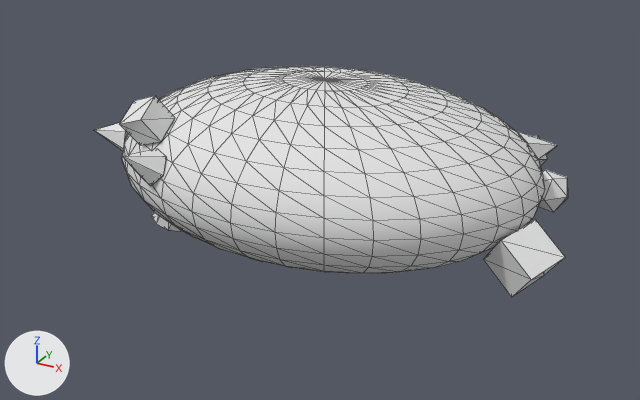
What one commit did to the glTF model public/Objects/object04_low.glb.
Camera for both pictures: a 50 mm lens placed at (2.36, -4.35, 1.91), pointed at (0.01, -0.08, -0.22). Lighting does not change. The marker at lower left points along +X, +Y and +Z. The first picture is the older version. Mesh edges are drawn as thin lines. Vertices at exactly the same position are counted once.

Objects in the first picture: 'object04_low'.
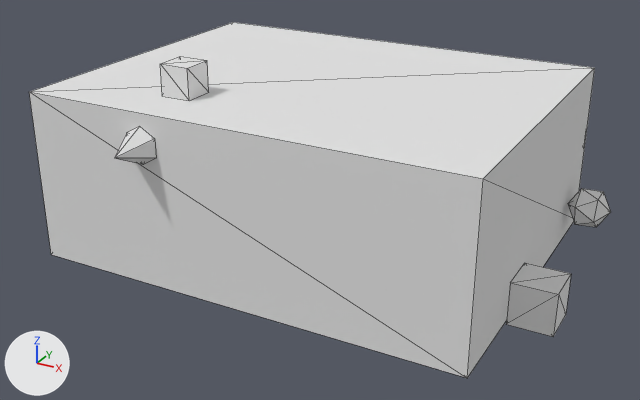
The change, as a diff of the scene's bpy script:
```diff
--- a/public/Objects/object04_low.glb.py
+++ b/public/Objects/object04_low.glb.py
@@ me_sphere_009 @@
 # used by ob_object04_low; location = (0.0, 0.0, 0.0)
-me_sphere_009.from_pydata(...)  # 579 vertices, 1114 faces; spans x -1.44..1.51, y -1.02..1.0, z -0.67..0.5
+me_sphere_009.from_pydata(...)  # 105 vertices, 166 faces; spans x -1.52..1.56, y -1.21..1.27, z -0.73..0.68
+# me_sphere_009 part 1: a new loose piece, a box spanning x -1.3..1.3, y -1.0..1.0, z -0.5..0.5, in mat_mat_object04_low (white #e5e5e5)
+# me_sphere_009 part 2: a new loose piece, a box spanning x -0.61..-0.43, y -0.71..-0.53, z 0.5..0.68, in mat_mat_object04_low (white #e5e5e5)
+# me_sphere_009 part 3: a new loose piece, an icosphere of 20 faces spanning x 1.3..1.56, y 0.59..0.81, z -0.39..-0.16, in mat_mat_object04_low (white #e5e5e5)
+# me_sphere_009 part 4: a new loose piece, a box spanning x 1.3..1.55, y -0.42..-0.17, z -0.52..-0.28, in mat_mat_object04_low (white #e5e5e5)
+# me_sphere_009 part 5: a new loose piece, a 6-sided cone pointing to -y spanning x -0.63..-0.44, y -1.21..-1.0, z 0.22..0.43, in mat_mat_object04_low (white #e5e5e5)
+# me_sphere_009 part 6: the loose piece of 482 vertices spanning x -1.3..1.3, y -1.0..1.0, z -0.5..0.5 is deleted
+# me_sphere_009 part 7: the loose piece of 16 vertices spanning x -1.14..-0.84, y -0.33..-0.07, z -0.59..-0.28 is deleted
+# me_sphere_009 part 8: the loose piece of 12 vertices spanning x 1.1..1.34, y 0.41..0.66, z -0.25..-0.04 is deleted
+# me_sphere_009 part 9: the loose piece of 8 vertices spanning x -0.86..-0.62, y -0.83..-0.57, z 0.19..0.48 is deleted
+# me_sphere_009 part 10: the loose piece of 8 vertices spanning x 1.1..1.51, y -0.43..-0.05, z -0.41..-0.02 is deleted
+# me_sphere_009 part 11: the loose piece of 8 vertices spanning x 0.85..1.14, y 0.62..0.89, z -0.16..0.09 is deleted
+# me_sphere_009 part 12: the loose piece of 7 vertices spanning x -1.44..-1.19, y -0.4..-0.21, z -0.08..0.14 is deleted
+# me_sphere_009 part 13: the loose piece of 7 vertices spanning x -0.69..-0.5, y -1.02..-0.79, z 0.05..0.25 is deleted
+# me_sphere_009 part 14: the loose piece of 7 vertices spanning x 0.89..1.17, y 0.56..0.84, z -0.11..0.14 is deleted
+# other edits to the shape of me_sphere_009 do not show in these pictures
 me_sphere_009.materials.append(mat_mat_object04_low)
```

Boxes [x1, y1, x2, y2] around the edits, measured in the pictures (640 x 400 px):
'object04_low', reshaped (23% wider, 54% taller)
    before: [95, 66, 568, 297]
    after: [29, 22, 611, 378]
part 1 of me_sphere_009, added
    after: [29, 22, 595, 378]
part 2 of me_sphere_009, added
    after: [160, 56, 209, 101]
part 3 of me_sphere_009, added
    after: [568, 189, 611, 227]
part 4 of me_sphere_009, added
    after: [506, 263, 571, 337]
part 5 of me_sphere_009, added
    after: [114, 126, 156, 165]
part 6 of me_sphere_009, deleted
    before: [122, 66, 545, 274]
part 7 of me_sphere_009, deleted (mostly hidden)
    before: [152, 212, 181, 231]
part 8 of me_sphere_009, deleted
    before: [538, 170, 568, 212]
part 9 of me_sphere_009, deleted
    before: [120, 96, 175, 145]
part 10 of me_sphere_009, deleted
    before: [483, 220, 565, 297]
part 11 of me_sphere_009, deleted (mostly hidden)
    before: [532, 136, 547, 166]
part 12 of me_sphere_009, deleted
    before: [95, 123, 127, 151]
part 13 of me_sphere_009, deleted
    before: [122, 149, 166, 186]
part 14 of me_sphere_009, deleted
    before: [516, 131, 557, 160]
